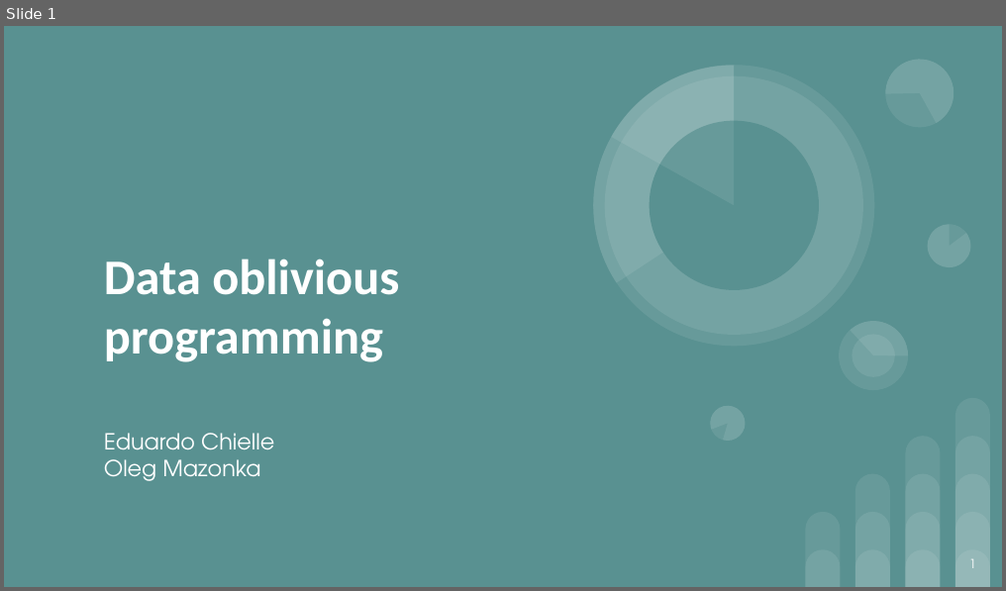
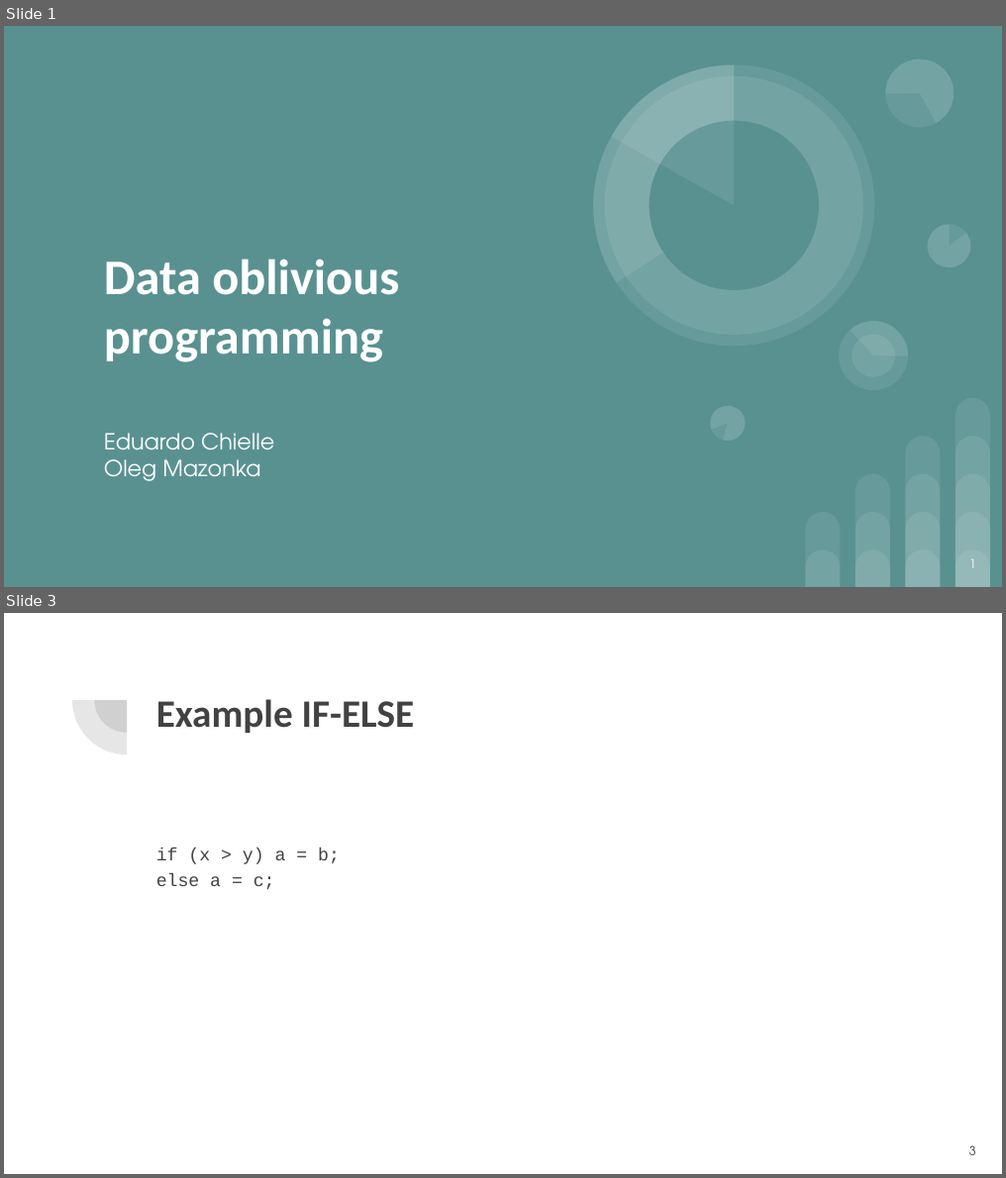
Before and after one commit to momalab/e3, a slide deck: tutorials/dop/Data_Oblivious_Programming.pptx. Shown one above the other, each under a label of ours: slide 1 before the commit, slides 1 and 3 after it; the slides between them are not shown. The pictures are 1006x591 and 1006x1178 pixels, drawn with LibreOffice and Linux fonts; fonts in the diff are those of the drawing. Boxes give left, top, right and bottom in pixels: in the first picture for what was removed or moved away, otherwise in the second. Text is boxed around its words. In the diff, an @@ line names an element or a change of style, - is before the commit and + after.

```diff
--- a/tutorials/dop/Data_Oblivious_Programming.pptx
+++ b/tutorials/dop/Data_Oblivious_Programming.pptx
@@ slide 3 added at [4, 613, 1002, 1174], background #FFFFFF @@
@@ pie slice (boxed as its full ellipse) added at [72, 646, 180, 755], fill #424242 at 13% opacity @@
@@ pie slice (boxed as its full ellipse) added at [95, 667, 159, 733], fill #424242 at 13% opacity @@
@@ title added at [156, 699, 415, 733], 28 pt, text #424242, bold @@
+Example IF-ELSE
@@ text added at [156, 849, 340, 889], 13 pt, text #424242 @@
+if (x > y) a = b;
+else a = c;
@@ page number added at [969, 1146, 976, 1156], 9 pt, text #424242 @@
+3
```
Also in this commit, not shown: 9 slides changed, 3 other slides added, 10 other files.
